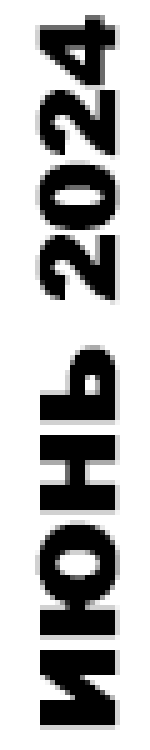
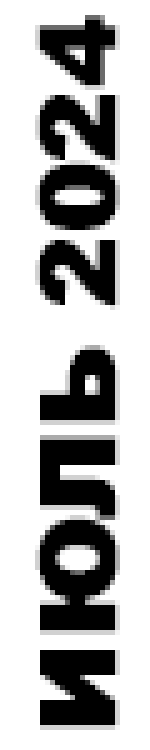
Layer changes from the first 150 × 750 image to the second:
renamed "ИЮНЬ 2024" to "ИЮЛЬ 2024", painted on it over [35, 90, 120, 640]
